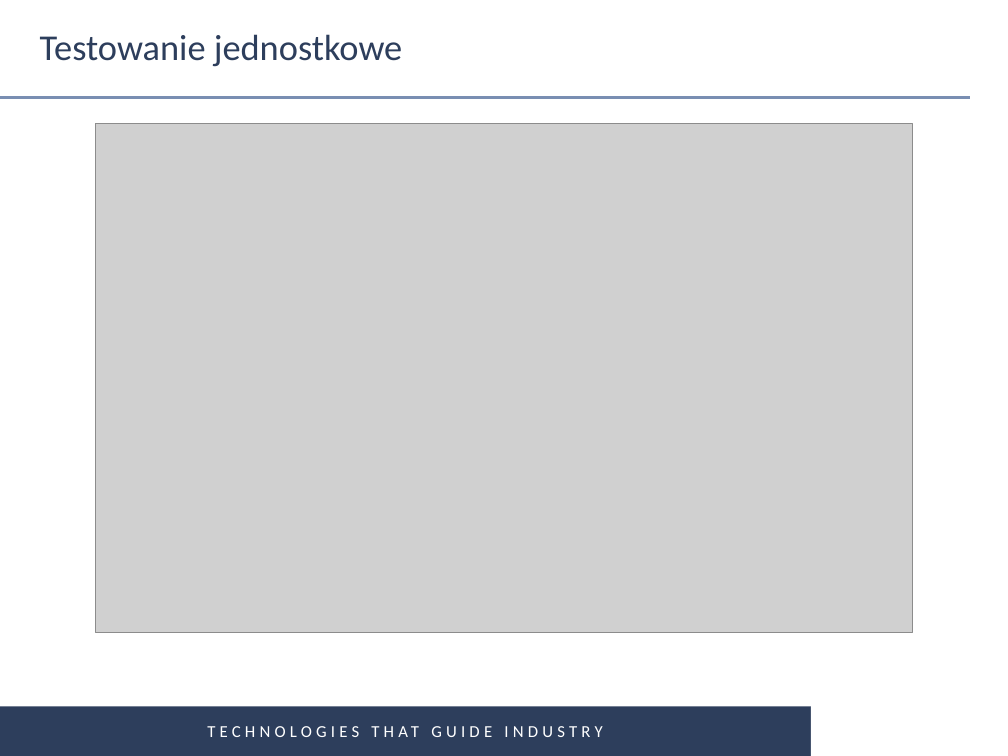
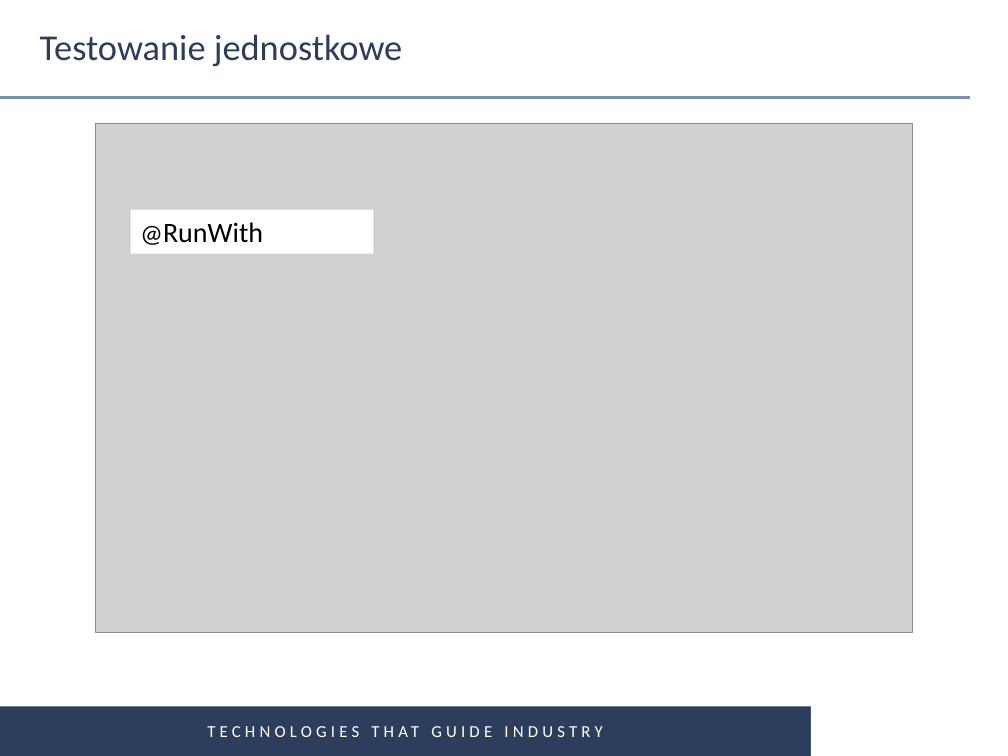
Before and after one commit to bjosko96/pl-java2018, a slide deck: slide 13 of 03.PŁ.ZaawansowaneZagadnieniaProgramowaniawJavie.TestowanieJednostkowe.pptx. Drawn at 1008x756 pixels with LibreOffice and Linux fonts; fonts in the diff are those of the drawing; grey boxes stand for pictures; background and template pictures are left out. Boxes give left, top, right and bottom in pixels: in the first picture for what was removed or moved away, otherwise in the second. Text is boxed around its words. In the diff, an @@ line names an element or a change of style, - is before the commit and + after.

Commit message:
unit testing presentation, small fixes

```diff
--- a/03.PŁ.ZaawansowaneZagadnieniaProgramowaniawJavie.TestowanieJednostkowe.pptx
+++ b/03.PŁ.ZaawansowaneZagadnieniaProgramowaniawJavie.TestowanieJednostkowe.pptx
@@ rectangle added at (131, 210, 374, 254), fill #FFFFFF, 20 pt, text #000000 @@
+@RunWith
```
